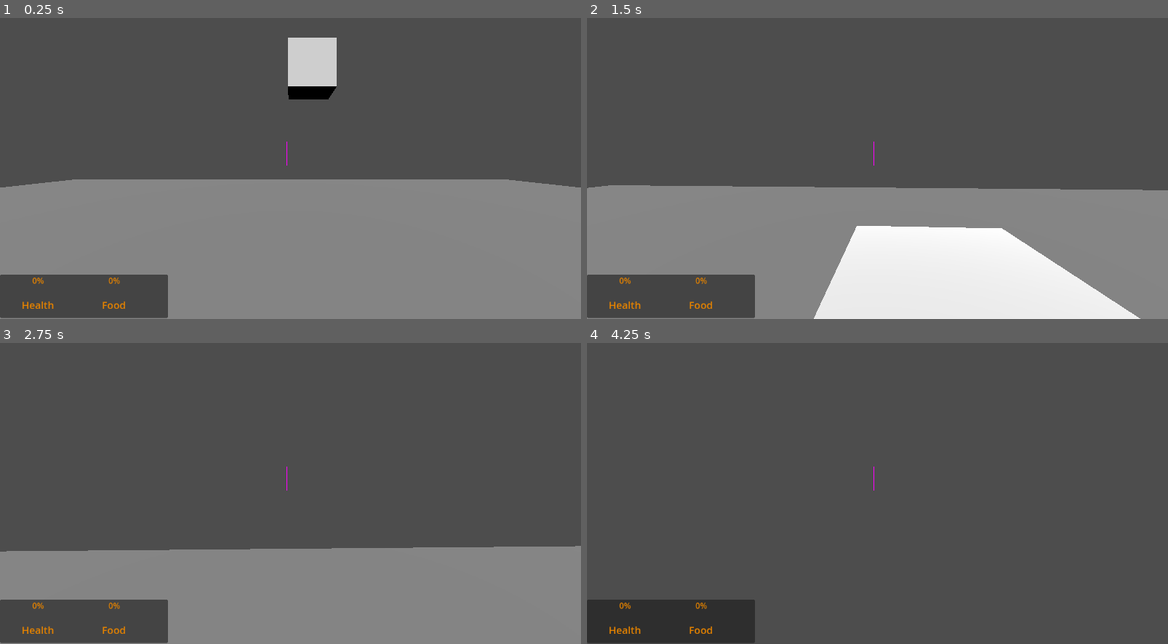
Above: before the commit, frames 1-4 (two rows, left to right).
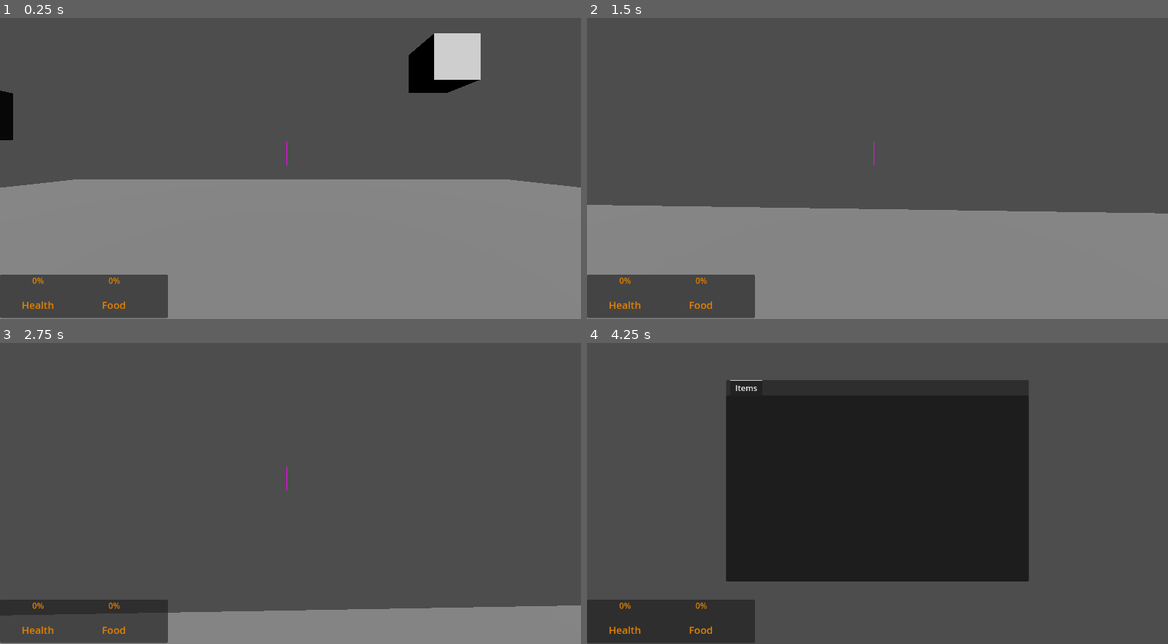
Above: after the commit, the same moments.

Repository: MercuryGames/OGPC-2025
Game: Godot game, scene res://Tests/testroom.tscn
Two runs of this game, one before a commit and one after it. Both use one fixed random seed, a clock stepped at 60 frames per second and the inputs below.
Inputs (mouse positions are in pixels of both pictures, inside the frame that each line leads up to):
- Up to frame 1 (0.25 s): no input
- Up to frame 2 (1.5 s): tap Enter (ui_accept) at 0.5, 0.6 s; move the mouse to (906, 153) at 0.52 s; hold E (ui_interact) 0.53-1.28 s; hold Up (ui_up) from 0.53 s (still down); tap Space (ui_jump, bound only after the commit) at 0.77, 1.07 s; move the mouse to (848, 156) at 1.27 s; tap E (ui_interact) at 1.35 s
- Up to frame 3 (2.75 s): keep holding Up (ui_up); tap Space (ui_jump, bound only after the commit) at 1.52, 1.55, 1.82, 2.1 s; move the mouse to (302, 475) at 2.02 s; tap Enter (ui_accept) at 2.3 s
- Up to frame 4 (4.25 s): keep holding Up (ui_up); move the mouse to (871, 487) at 2.77 s; tap Enter (ui_accept) at 2.85, 3.5 s; tap Space (ui_jump, bound only after the commit) at 3.02, 3.32, 3.77, 3.8, 4.07 s; tap E (ui_interact) at 3.05 s; move the mouse to (918, 484) at 3.52 s; hold E (ui_interact) from 3.53 s (still down); tap Tab (ui_inventory, bound only after the commit) at 4.15 s

The runs differ from the first frame. In frame 1, 4.2% of the frame differs, in the area x 0-100%, y 5-57%; in frame 2, 20%; in frame 3, 19%; in frame 4, 35%, in the area x 23-77%, y 12-80%.

Commit message:
Inventory and Grab Workth now
It work

Diff:
--- /dev/null
+++ b/MovableOBJ.tscn
@@ -0,0 +1,30 @@
+[gd_scene load_steps=7 format=3 uid="uid://d4np2eak8haw4"]
+
+[ext_resource type="Script" path="res://MovebleObject.gd" id="1_3nyqv"]
+
+[sub_resource type="PhysicsMaterial" id="PhysicsMaterial_ku6tt"]
+friction = 0.3
+bounce = 0.2
+
+[sub_resource type="BoxShape3D" id="BoxShape3D_twxeo"]
+
+[sub_resource type="StandardMaterial3D" id="StandardMaterial3D_qdr0y"]
+
+[sub_resource type="BoxMesh" id="BoxMesh_wcmmb"]
+material = SubResource("StandardMaterial3D_qdr0y")
+
+[sub_resource type="Skin" id="Skin_1uhl6"]
+
+[node name="RigidBody3D" type="RigidBody3D"]
+physics_material_override = SubResource("PhysicsMaterial_ku6tt")
+can_sleep = false
+script = ExtResource("1_3nyqv")
+
+[node name="CollisionShape3D" type="CollisionShape3D" parent="."]
+shape = SubResource("BoxShape3D_twxeo")
+
+[node name="MeshInstance3D" type="MeshInstance3D" parent="."]
+mesh = SubResource("BoxMesh_wcmmb")
+skin = SubResource("Skin_1uhl6")
+
+[connection signal="input_event" from="." to="." method="_on_input_event"]
--- /dev/null
+++ b/MovebleObject.gd
@@ -0,0 +1,51 @@
+extends RigidBody3D
+
+@onready var player = %Player
+
+var is_grabbed = false
+var id = [100,1]
+# Called when the node enters the scene tree for the first time.
+func _ready() -> void:
+	pass # Replace with function body.
+
+var posDiffpast = Vector3(0,0,0)
+# Called every frame. 'delta' is the elapsed time since the previous frame.
+func _process(delta: float) -> void:
+	pass
+
+func _physics_process(delta: float):
+	# Process for making object move to pointer
+	if is_grabbed == true:
+		gravity_scale = 0
+		#get Current position
+		var cpos = get_global_position()
+		#print("cpos",cpos)
+		#get position of the player's pointer
+		var tpos = player.grabpoint.get_global_position()
+		#print("tpos",tpos)
+		#find the differance
+		var posDiff = tpos - cpos
+		#print("posDiff",posDiff)
+		var proportional_force = posDiff*1.4 #get the propotional error
+		#print("proportional", proportional_force)
+		var dirivitive_force = 0.5*((posDiff-posDiffpast)/delta)
+		#print("dirivative", dirivitive_force)
+		var intergral_force = 1*(posDiff*delta)
+		var total_force = (proportional_force+dirivitive_force+intergral_force)*10
+		#print("total",total_force)
+		posDiffpast = posDiff
+		apply_central_force(total_force)
+	elif is_grabbed == false:
+		gravity_scale = 1
+
+
+func _on_input_event(camera: Node, event: InputEvent, event_position: Vector3, normal: Vector3, shape_idx: int) -> void:
+	if event.is_action_pressed("ui_interact"):
+		print(10901010)
+
+func interact(event):
+	if is_grabbed == false:
+		is_grabbed = true
+	else:
+		is_grabbed = false
+	print(19191)
--- /dev/null
+++ b/Tests/testroom.gd
@@ -0,0 +1,26 @@
+extends Node3D
+@export var ball: PackedScene
+
+@onready var player = %Player
+
+# Called when the node enters the scene tree for the first time.
+func _ready() -> void:
+	pass # Replace with function body.
+
+
+# Called every frame. 'delta' is the elapsed time since the previous frame.
+func _process(delta: float) -> void:
+	pass
+
+
+func _on_player_item_spawned(id: Variant) -> void:
+	print(id)
+	var spawnx = player.get_global_position().x + 1
+	var spawny = player.get_global_position().y + 1
+	var spawnz = player.get_global_position().z + 1
+	print(spawnx,spawny,spawnz)
+	if id == 100:
+		print(id)
+		var balll = ball.instantiate()
+		balll.initialize(spawnx,spawny,spawnz)
+		add_child(balll)
--- a/Tests/testroom.tscn
+++ b/Tests/testroom.tscn
@@ -1,16 +1,20 @@
-[gd_scene load_steps=5 format=3 uid="uid://cqtsxbh7elr1x"]
+[gd_scene load_steps=7 format=3 uid="uid://cqtsxbh7elr1x"]
 
 [ext_resource type="PackedScene" uid="uid://bqfg257x73pjd" path="res://player.tscn" id="1_dqq5m"]
-[ext_resource type="PackedScene" uid="uid://nym7l4jrfnj1" path="res://Cube1.tscn" id="2_hy5c1"]
+[ext_resource type="Script" path="res://Tests/testroom.gd" id="1_jmgis"]
+[ext_resource type="PackedScene" uid="uid://nym7l4jrfnj1" path="res://100.tscn" id="2_hy5c1"]
+[ext_resource type="PackedScene" uid="uid://d4np2eak8haw4" path="res://MovableOBJ.tscn" id="4_ebjad"]
 
 [sub_resource type="BoxShape3D" id="BoxShape3D_dkm2y"]
 
 [sub_resource type="BoxMesh" id="BoxMesh_tjxf0"]
 
 [node name="Node3D" type="Node3D"]
+script = ExtResource("1_jmgis")
+ball = ExtResource("2_hy5c1")
 
 [node name="StaticBody3D" type="StaticBody3D" parent="."]
-transform = Transform3D(27.263, 0, 0, 0, 1, 0, 0, 0, 27.263, -0.000991821, -0.504552, 0.00967121)
+transform = Transform3D(27.263, 0, 0, 0, 1, 0, 0, 0, 27.263, 0.063693, -0.504552, 0.00967121)
 
 [node name="CollisionShape3D2" type="CollisionShape3D" parent="StaticBody3D"]
 transform = Transform3D(1.00355, 0, 0, 0, 1.00355, 0, 0, 0, 1.00355, 0, 0, 0)
@@ -21,10 +25,19 @@
 skeleton = NodePath("../..")
 
 [node name="Player" parent="." instance=ExtResource("1_dqq5m")]
+unique_name_in_owner = true
 transform = Transform3D(0.999008, 0, 0, 0, 0.999008, 0, 0, 0, 0.999008, 0.00541592, 0, 0.0214868)
 
-[node name="Node3D" parent="." instance=ExtResource("2_hy5c1")]
-transform = Transform3D(1, 0, 0, 0, 1, 0, 0, 0, 1, 0.454193, 3.69421, -4.82856)
+[node name="Cube" parent="." instance=ExtResource("2_hy5c1")]
+transform = Transform3D(1, 0, 0, 0, 1, 0, 0, 0, 1, 3.61407, 3.9233, -5.07273)
+
+[node name="Cube2" parent="." instance=ExtResource("2_hy5c1")]
+transform = Transform3D(1, 0, 0, 0, 1, 0, 0, 0, 1, -6.45773, 2.6142, -4.04671)
 
 [node name="DirectionalLight3D" type="DirectionalLight3D" parent="."]
 transform = Transform3D(0.999997, -0.00195045, 0.00131016, 0.000127856, 0.601947, 0.798536, -0.00234616, -0.798533, 0.601946, 0.281286, 98.4562, 31.0774)
+
+[node name="RigidBody3D" parent="." instance=ExtResource("4_ebjad")]
+transform = Transform3D(1, 0, 0, 0, 1, 0, 0, 0, 1, -7.45238, 1.66891, 4.49756)
+
+[connection signal="item_spawned" from="Player" to="." method="_on_player_item_spawned"]
--- a/player.gd
+++ b/player.gd
@@ -6,17 +6,25 @@
 
 @onready var interaction_raycast = %raycast3d #Make sure the node reference is set correctly
 @onready var interaction_label = %Label
+@onready var grabpoint = %grabpointer
 var interaction_is_reset : bool = true
 # Get the gravity from the project settings to be synced with RigidBody nodes.
 var gravity = ProjectSettings.get_setting("physics/3d/default_gravity")
 var CameraRotation = Vector2(0,0)
 var MouseSensitivity = 0.001
 
+var inventoryState = 0
 var inventory = []
+var inventoryItemNumber = 0
+@onready var inventoryList = %Items
+
+signal item_spawned(id)
 
 func _ready():
 	Input.set_mouse_mode(Input.MOUSE_MODE_CAPTURED)
 
+var holding_object = false
+var object_held
 func _input(event):
 	if event.is_action_pressed("ui_cancel"):
 		if Input.mouse_mode == Input.MOUSE_MODE_CAPTURED:
@@ -26,15 +34,34 @@
 	if event is InputEventMouseMotion:
 		var MouseEvent = event.relative * MouseSensitivity
 		CameraLook(MouseEvent)
-	if event.is_action_pressed("ui_interact"): #Adjust to match your InputMap
+	if event.is_action_pressed("ui_interact") and holding_object == false: #Adjust to match your InputMap
 		if interaction_raycast.is_colliding():
 			var interactable = interaction_raycast.get_collider()
 			if interactable.has_method("interact"):
 				interactable.interact(self) # Calls the interact func
+				holding_object = true
+				object_held = interactable
 			elif interactable.has_method("yoink"):
 				print(interactable.id)
+				inventoryItemNumber += 1
+				inventory.append(interactable.id)
+				inventoryList.add_item(str(interactable.id[0]), null, true)
 				interactable.yoink(self)
 				interactable.hide()
+	elif event.is_action_pressed("ui_interact") and holding_object == true:
+		object_held.interact(self)
+		holding_object = false
+		object_held = null
+
+	if event.is_action_pressed("ui_inventory"):
+		if inventoryState == 0:
+			%Inventory.show()
+			inventoryState = 1
+			Input.set_mouse_mode(Input.MOUSE_MODE_VISIBLE)
+		else:
+			%Inventory.hide()
+			Input.set_mouse_mode(Input.MOUSE_MODE_CAPTURED)
+			inventoryState = 0
 
 
 func CameraLook(Movement: Vector2):
@@ -57,13 +84,12 @@
 			interaction_label.text = "E to interact"
 		if interactable != null and interactable.has_method("yoink"):
 			interaction_label.text = "E to yoink"
-		else:
-			interaction_label.text = ""
 
 	else:
 		if !interaction_is_reset:
 			interaction_label.text = ""
 			interaction_is_reset = true
+
 
 
 func _physics_process(delta):
@@ -72,7 +98,7 @@
 		velocity.y -= gravity * delta
 
 	# Handle jump.
-	if Input.is_action_just_pressed("ui_accept") and is_on_floor():
+	if Input.is_action_just_pressed("ui_jump") and is_on_floor():
 		velocity.y += JUMP_VELOCITY
 		if Input.is_action_pressed("ui_up"):
 			velocity.x += 0.0001
@@ -89,3 +115,10 @@
 		velocity.z = move_toward(velocity.z, 0, SPEED)
 
 	move_and_slide()
+
+
+func _on_items_item_activated(index: int) -> void:
+	print(inventory[index])
+	if inventory[index][1] == 1:
+		item_spawned.emit(inventory[index][0])
+	inventoryList.remove_item(index)
--- a/player.tscn
+++ b/player.tscn
@@ -24,6 +24,10 @@
 unique_name_in_owner = true
 transform = Transform3D(1, 0, 0, 0, -4.37114e-08, -1, 0, 1, -4.37114e-08, 0, 0, 0)
 target_position = Vector3(0, -2, 0)
+
+[node name="grabpointer" type="Node3D" parent="Camera3D"]
+unique_name_in_owner = true
+transform = Transform3D(1, 0, 0, 0, 1, 0, 0, 0, 1, 0, 0, -2)
 
 [node name="HUD" type="CanvasLayer" parent="."]
 
@@ -92,3 +96,33 @@
 layout_mode = 2
 theme = ExtResource("2_ecp58")
 horizontal_alignment = 1
+
+[node name="Inventory" type="Panel" parent="HUD"]
+unique_name_in_owner = true
+visible = false
+anchors_preset = 8
+anchor_left = 0.5
+anchor_top = 0.5
+anchor_right = 0.5
+anchor_bottom = 0.5
+offset_left = -300.0
+offset_top = -200.0
+offset_right = 300.0
+offset_bottom = 200.0
+grow_horizontal = 2
+grow_vertical = 2
+size_flags_horizontal = 4
+size_flags_vertical = 4
+
+[node name="Inventory Container" type="TabContainer" parent="HUD/Inventory"]
+layout_mode = 0
+offset_right = 600.0
+offset_bottom = 400.0
+current_tab = 0
+
+[node name="Items" type="ItemList" parent="HUD/Inventory/Inventory Container"]
+unique_name_in_owner = true
+layout_mode = 2
+metadata/_tab_index = 0
+
+[connection signal="item_activated" from="HUD/Inventory/Inventory Container/Items" to="." method="_on_items_item_activated"]
--- a/project.godot
+++ b/project.godot
@@ -65,6 +65,16 @@
 "events": [Object(InputEventKey,"resource_local_to_scene":false,"resource_name":"","device":-1,"window_id":0,"alt_press …(192 unchanged characters)…
 ]
 }
+ui_inventory={
+"deadzone": 0.5,
+"events": [Object(InputEventKey,"resource_local_to_scene":false,"resource_name":"","device":0,"window_id":0,"alt_pressed":false,"shift_pressed":false,"ctrl_pressed":false,"meta_pressed":false,"pressed":false,"keycode":0,"physical_keycode":4194306,"key_label":0,"unicode":0,"location":0,"echo":false,"script":null)
+]
+}
+ui_jump={
+"deadzone": 0.5,
+"events": [Object(InputEventKey,"resource_local_to_scene":false,"resource_name":"","device":0,"window_id":0,"alt_pressed":false,"shift_pressed":false,"ctrl_pressed":false,"meta_pressed":false,"pressed":false,"keycode":0,"physical_keycode":32,"key_label":0,"unicode":0,"location":0,"echo":false,"script":null)
+]
+}
 
 [rendering]
 
--- a/rigid_body_3d.gd
+++ b/rigid_body_3d.gd
@@ -1,6 +1,6 @@
 extends RigidBody3D
 
-var id = 100
+var id = [100,1]
 # Called when the node enters the scene tree for the first time.
 func _ready() -> void:
 	pass # Replace with function body.
@@ -15,5 +15,10 @@
 	if event.is_action_pressed("ui_interact"):
 		print(10901010)
 
+func initialize(x,y,z):
+	var cords = Vector3(x,y,z)
+	set_global_position(cords)
+
 func yoink(event):
+	queue_free()
 	print(19191)
Renamed: Cube1.tscn -> 100.tscn
